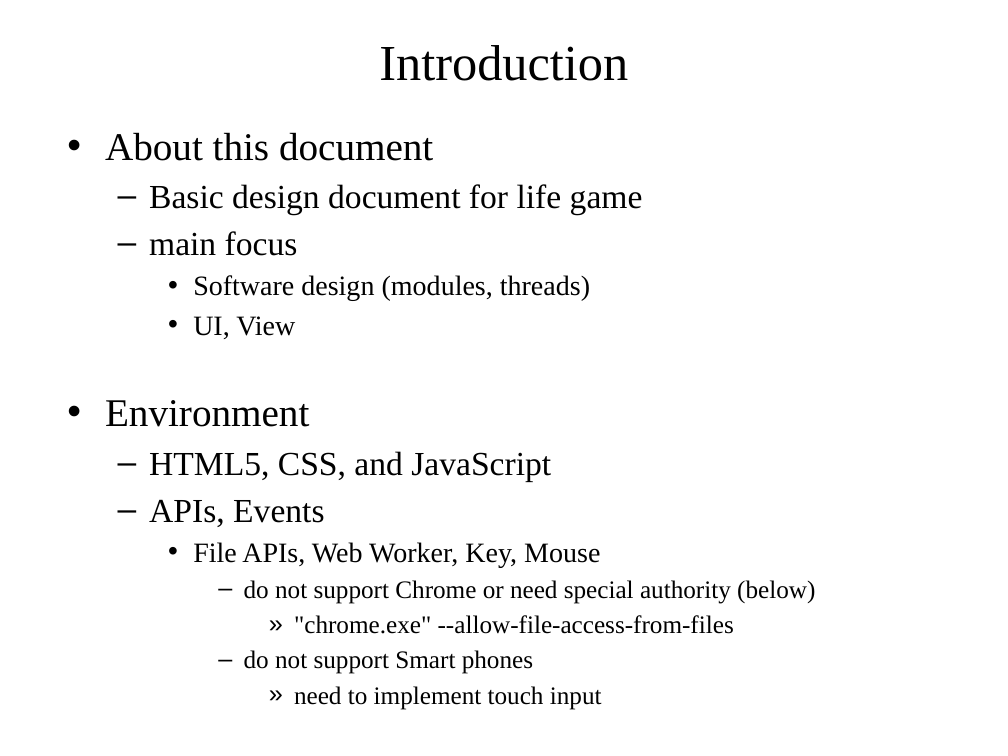
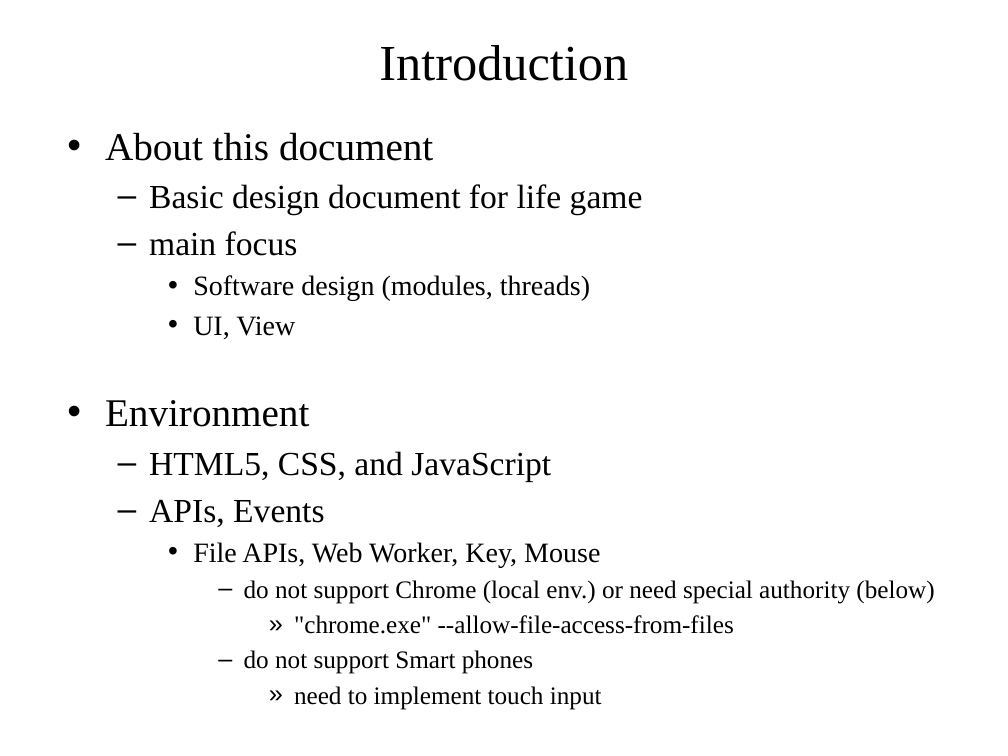
Before and after one commit to iwatake2222/LifeGame, a slide deck: slide 2 of LifeGameDesignDocument.pptx. Drawn at 1008x756 pixels with LibreOffice and Linux fonts; fonts in the diff are those of the drawing. Boxes give left, top, right and bottom in pixels: in the first picture for what was removed or moved away, otherwise in the second. Text is boxed around its words. In the diff, an @@ line names an element or a change of style, - is before the commit and + after.

Commit message:
version 1.0.1 Chrome Web App

```diff
--- a/LifeGameDesignDocument.pptx
+++ b/LifeGameDesignDocument.pptx
@@ text at [244,580,934,604]: text changed @@
-      – do not support Chrome or need special authority (below)
+      – do not support Chrome (local env.) or need special authority (below)
```
Also in this commit, not shown: 13 other files.
